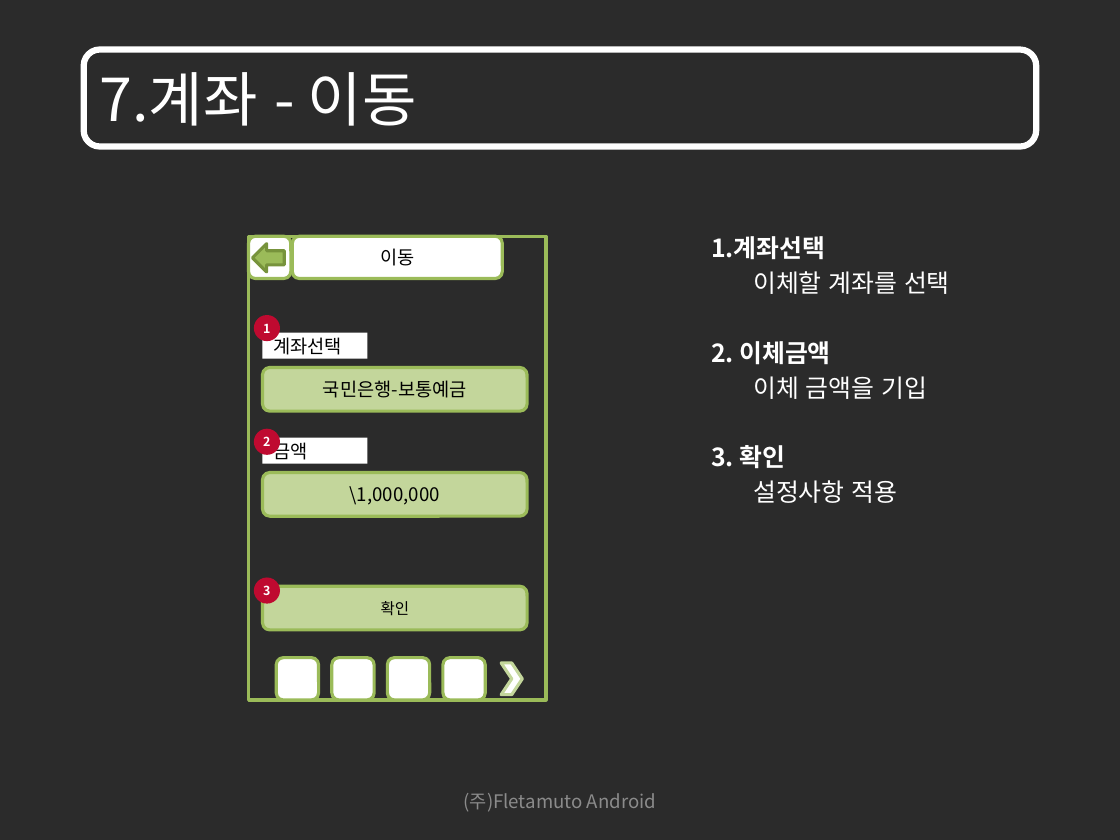
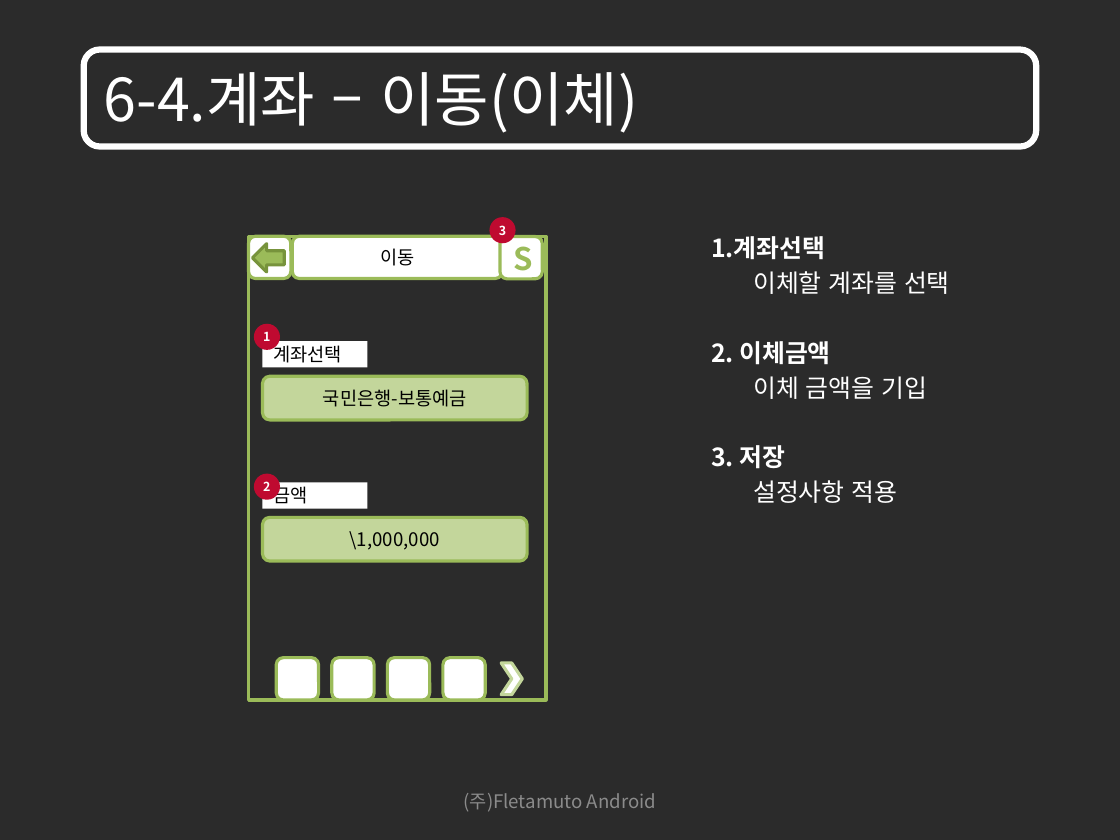
Before and after one commit to limjunghoon/fmfinance, a slide deck: slide 51 of trunk/DOC/GUI/재테크를 위한 어플리케이션 GUI_100906_V1.1.pptx (slide 66 before the commit). Drawn at 1120x840 pixels with LibreOffice and Linux fonts; fonts in the diff are those of the drawing; background and template pictures are left out; a plain dark background stands for a picture behind light text. Boxes give left, top, right and bottom in pixels: in the first picture for what was removed or moved away, otherwise in the second. Text is boxed around its words. In the diff, an @@ line names an element or a change of style, - is before the commit and + after.

```diff
--- a/trunk/DOC/GUI/재테크를 위한 어플리케이션 GUI_100906_V1.1.pptx
+++ b/trunk/DOC/GUI/재테크를 위한 어플리케이션 GUI_100906_V1.1.pptx
@@ rounded rectangle added at (84, 49, 1036, 147), outline #FFFFFF 4 pt @@
@@ title "6-4.계좌 – 이동(이체)": place and size @@
-title "6-4.계좌 – 이동(이체)" at (84, 49, 1036, 147)
+title "6-4.계좌 – 이동(이체)" at (104, 72, 638, 133)
@@ title "6-4.계좌 – 이동(이체)" at (104, 72, 638, 133): outline #FFFFFF 4 pt to none @@
@@ title at (104, 72, 638, 133): text changed @@
-7.계좌 - 이동
+6-4.계좌 – 이동(이체)
@@ ellipse "3": place and size @@
-ellipse "3" at (254, 578, 280, 604)
+ellipse "3" at (489, 217, 515, 243)
@@ rounded rectangle added at (500, 236, 542, 279), fill #FFFFFF, outline #9BBB59 2 pt, 20 pt, text #9BBB59, bold @@
+S
@@ 1 rounded rectangle, 1 rectangle, 1 ellipse: place and size @@
-1 rounded rectangle, 1 rectangle, 1 ellipse at (254, 315, 526, 411)
+1 rounded rectangle, 1 rectangle, 1 ellipse at (254, 324, 526, 420)
@@ text at (711, 445, 786, 469): text changed @@
-3. 확인
+3. 저장
@@ 1 rectangle, 1 rounded rectangle, 1 ellipse: place and size @@
-1 rectangle, 1 rounded rectangle, 1 ellipse at (254, 429, 526, 516)
+1 rectangle, 1 rounded rectangle, 1 ellipse at (254, 474, 526, 561)
@@ rounded rectangle removed at (262, 586, 526, 629) @@
-확인
```
Also in this commit, not shown: 88 other slides changed, 8 slides added, 1 slide removed.
